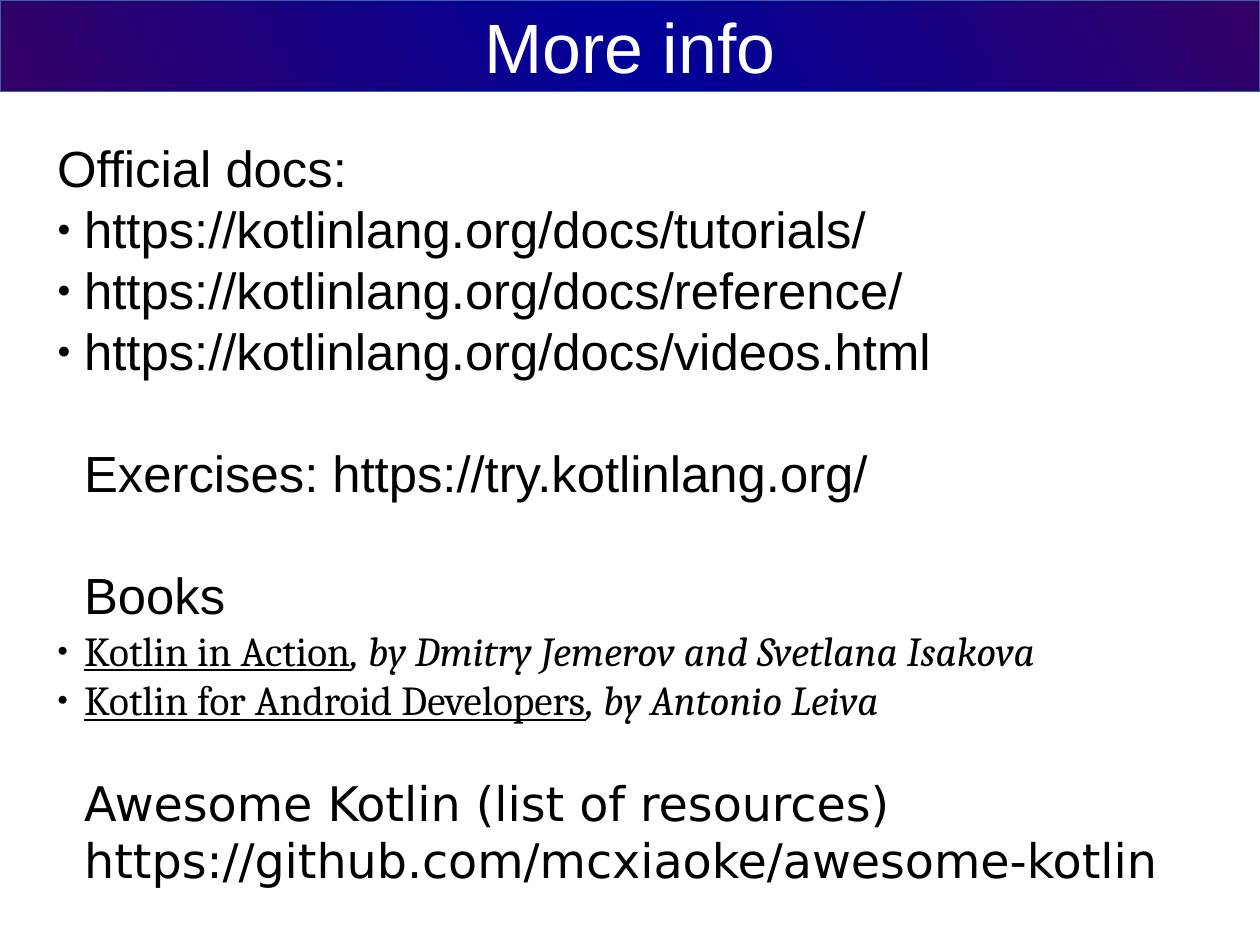
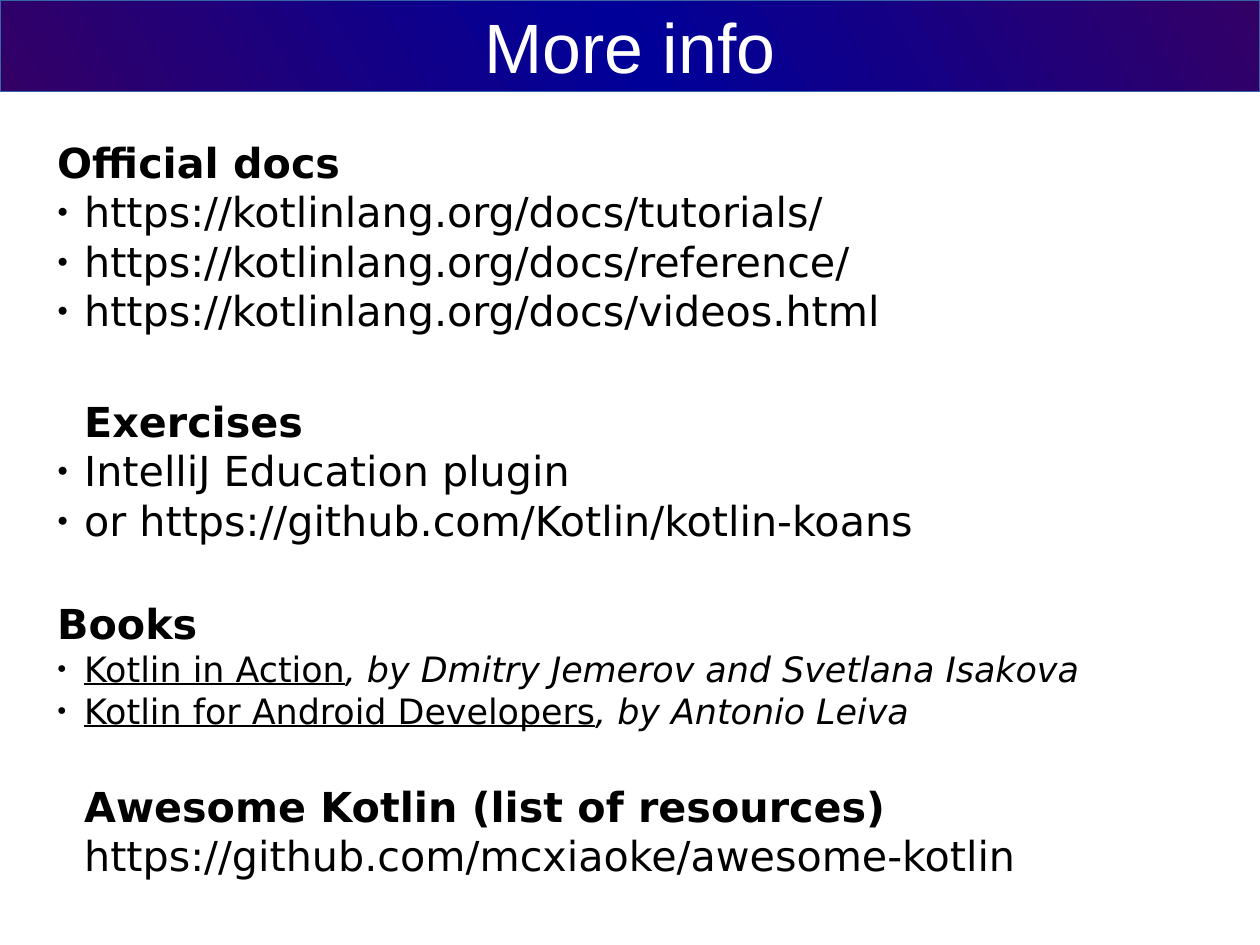
Before and after one commit to cvmocanu/kotlin-presentation, a slide deck: slide 12 of kotlin-presentation.odp (slide 11 before the commit). Drawn at 1260x945 pixels with LibreOffice and Linux fonts; fonts in the diff are those of the drawing. Boxes give left, top, right and bottom in pixels: in the first picture for what was removed or moved away, otherwise in the second. Text is boxed around its words. In the diff, an @@ line names an element or a change of style, - is before the commit and + after.

Commit message:
finish presentation

```diff
--- a/kotlin-presentation.odp
+++ b/kotlin-presentation.odp
@@ subtitle at <box>57,146,340,179</box>: text changed; size 32 to 26 pt; font Arial to DejaVu Sans; bold on @@
-Official docs:
+Official docs
@@ subtitle at <box>57,195,1079,880</box>: size 32 to 26 pt, font Arial to DejaVu Sans in "https://kotlinlang.org/docs/tutorials/", "https://kotlinlang.org/docs/reference/", "https://kotlinlang.org/docs/videos.html", "Books"; bold on in "Books", "Awesome Kotlin (list of resources)"; size 26 to 22 pt, font Cambria to DejaVu Sans in "Kotlin in Action, by Dmitry Jemerov and ...", "Kotlin for Android Developers, by Antonio Leiva"; size 30 to 26 pt in "Awesome Kotlin (list of resources)", "https://github.com/mcxiaoke/awesome-kotlin" @@
@@ subtitle at <box>84,405,912,545</box>: text changed; size 32 to 26 pt; font Arial to DejaVu Sans @@
-Exercises: https://try.kotlinlang.org/
+Exercises
+● IntelliJ Education plugin
+● or https://github.com/Kotlin/kotlin-koans
```
Also in this commit, not shown: 2 other slides changed, 2 slides added, 1 slide removed.
